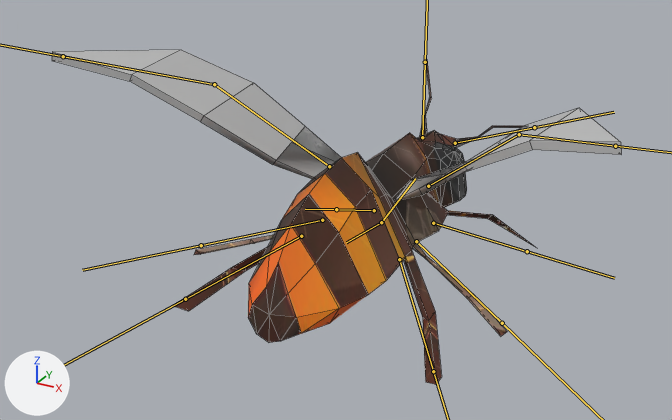
The FBX model Bee.fbx, before and after one commit.
Rendered twice from a 50 mm camera at (3.75, -7.79, 3.92) aimed at (-0.27, -0.47, 0.26). Lighting does not change. The marker at lower left points along +X, +Y and +Z. Both versions are drawn at frame 6 of the action 'Armature|Fly'; the numbers are the values there. The bones that bend it are drawn over the model as lines. Mesh edges are drawn as thin lines.
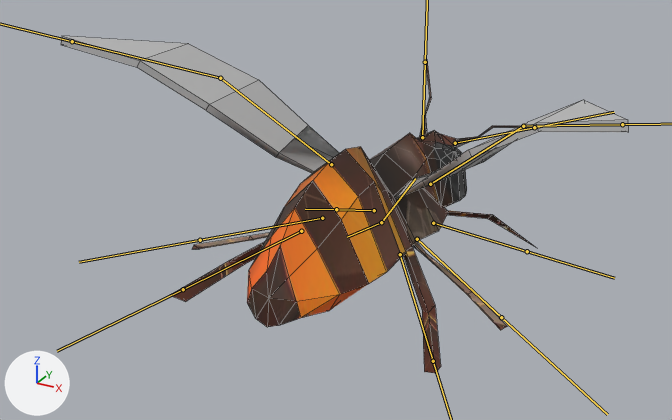
What the commit changed:
Bone 'Body' (bone_body) turns from (0, 0, 0) to (4, 0, 0) degrees about its own x, y and z.

Location of each change, [x1, y1, x2, y2] in pixels of the pictures (672 x 420 px):
'Plane', posed
    before: [52, 50, 621, 384]
    after: [61, 36, 628, 373]
bone 'Body', root to tip
    before: (381, 222) to (346, 242)
    after: (381, 222) to (347, 237)
